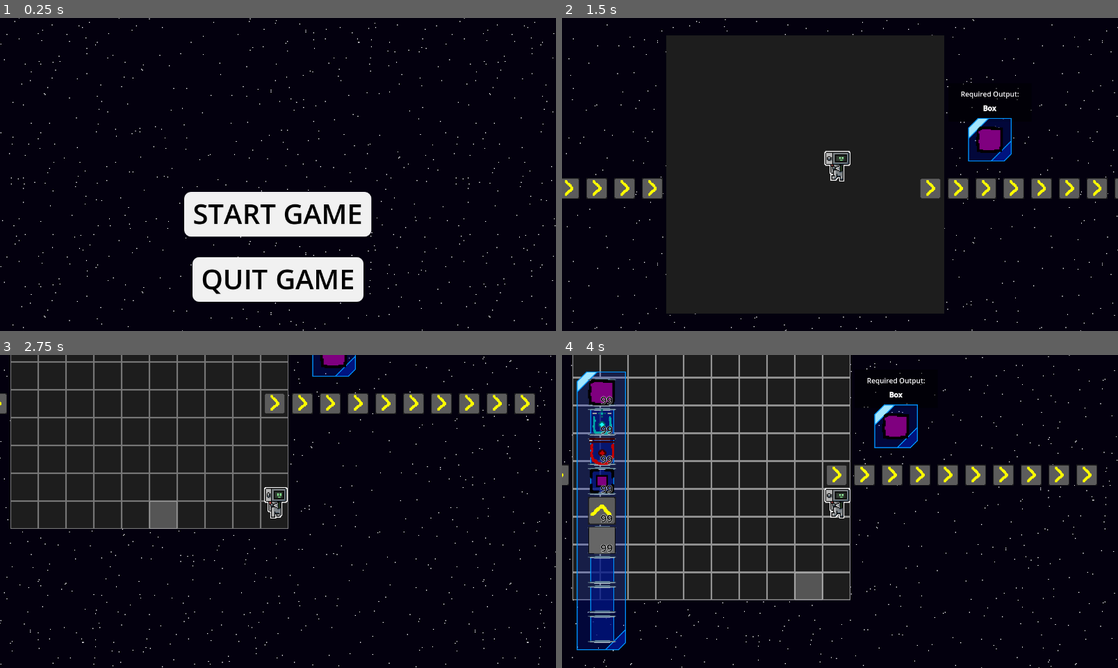
Above: before the commit, frames 1-4 (two rows, left to right).
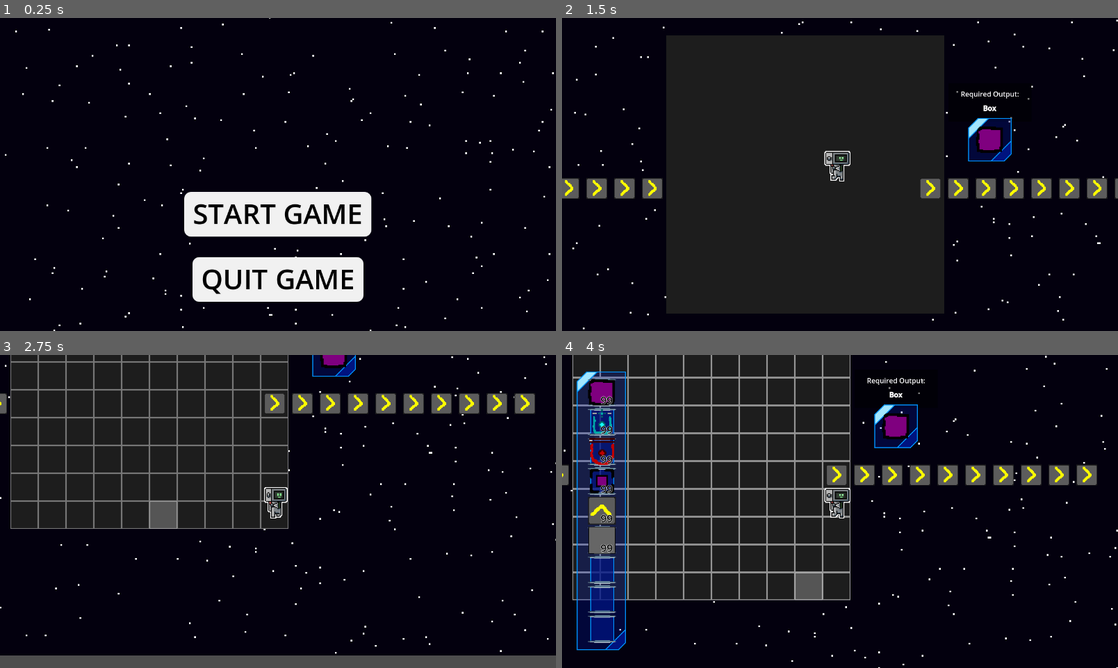
Above: after the commit, the same moments.

Repository: Stev51/gmtk-jam-2025
Game: Godot game, scene res://scenes/title_screen.tscn
Same seed, same stepped clock (60 frames per second), same inputs: the game is played once before the commit and once after it.
Inputs (mouse positions are in pixels of both pictures, inside the frame that each line leads up to):
- Up to frame 1 (0.25 s): no input
- Up to frame 2 (1.5 s): click "START GAME" at 0.5 s; tap Enter at 1.25 s; move the mouse to (962, 158) at 1.27 s; hold Right (ui_right) from 1.28 s (still down); hold I (inv_toggle) from 1.28 s (still down); click (962, 158) at 1.42 s
- Up to frame 3 (2.75 s): move the mouse to (166, 527) at 2.02 s; release Right (ui_right) at 2.03 s; release I (inv_toggle) at 2.03 s; hold Down (ui_down) from 2.03 s (still down); tap E at 2.1 s
- Up to frame 4 (4 s): move the mouse to (895, 442) at 2.77 s; release Down (ui_down) at 2.78 s; hold Right (ui_right) 2.78-3.53 s; tap Q at 2.85 s; move the mouse to (812, 574) at 3.52 s; hold Up (ui_up) from 3.53 s (still down); tap I (inv_toggle) at 3.6 s; click (812, 574) at 3.67 s

The runs differ from the first frame. In frame 1, 0.9% of the frame differs, in the area x 0-100%, y 0-100%; in frame 2, 0.4%; in frame 3, 4.6%; in frame 4, 0.5%.

Commit message:
re-add randomized star movement

Diff:
--- a/scenes/background.tscn
+++ b/scenes/background.tscn
@@ -1,23 +1,30 @@
-[gd_scene load_steps=2 format=3 uid="uid://bjjltdour8ix2"]
+[gd_scene load_steps=3 format=3 uid="uid://c3bqggdkkfjdn"]
 
 [ext_resource type="Texture2D" uid="uid://ddkbi66aesx6t" path="res://assets/img/background.png" id="1_bkp1e"]
+[ext_resource type="Script" uid="uid://di0o3bmkleipf" path="res://scenes/parallax_2d.gd" id="1_y0upk"]
 
 [node name="Background" type="Control"]
 layout_mode = 3
 anchors_preset = 15
 anchor_right = 1.0
 anchor_bottom = 1.0
+offset_left = -1.0
+offset_top = -1.0
+offset_right = -1.0
+offset_bottom = -1.0
 grow_horizontal = 2
 grow_vertical = 2
 
 [node name="Parallax2D" type="Parallax2D" parent="."]
 show_behind_parent = true
+scale = Vector2(2, 2)
 scroll_scale = Vector2(0.1, 0.1)
-repeat_size = Vector2(1024, 512)
-autoscroll = Vector2(6, 3)
-repeat_times = 3
+repeat_size = Vector2(1024, 576)
+repeat_times = 2
 follow_viewport = false
+script = ExtResource("1_y0upk")
 
 [node name="Sprite2D" type="Sprite2D" parent="Parallax2D"]
+position = Vector2(0.5, 0.5)
 scale = Vector2(2, 2)
 texture = ExtResource("1_bkp1e")
--- a/scenes/main.tscn
+++ b/scenes/main.tscn
@@ -14,6 +14,10 @@
 script = ExtResource("1_sugp2")
 
 [node name="Background" parent="." instance=ExtResource("2_tefeu")]
+offset_left = 0.0
+offset_top = 0.0
+offset_right = 0.0
+offset_bottom = 0.0
 
 [node name="World" parent="." instance=ExtResource("2_0wfyh")]
 position = Vector2(-320, -320)
--- a/scenes/parallax_2d.gd
+++ b/scenes/parallax_2d.gd
@@ -2,6 +2,6 @@
 
 # randomizes star movement
 func _ready():
-	var speed = randfn(6, 1.5)
+	var speed = randfn(12, 2)
 	var angle = randf() * PI * 2
 	self.autoscroll = Vector2(speed * cos(angle), speed * sin(angle))
Not shown: 1 places in scenes/main.tscn that only renumber resources
